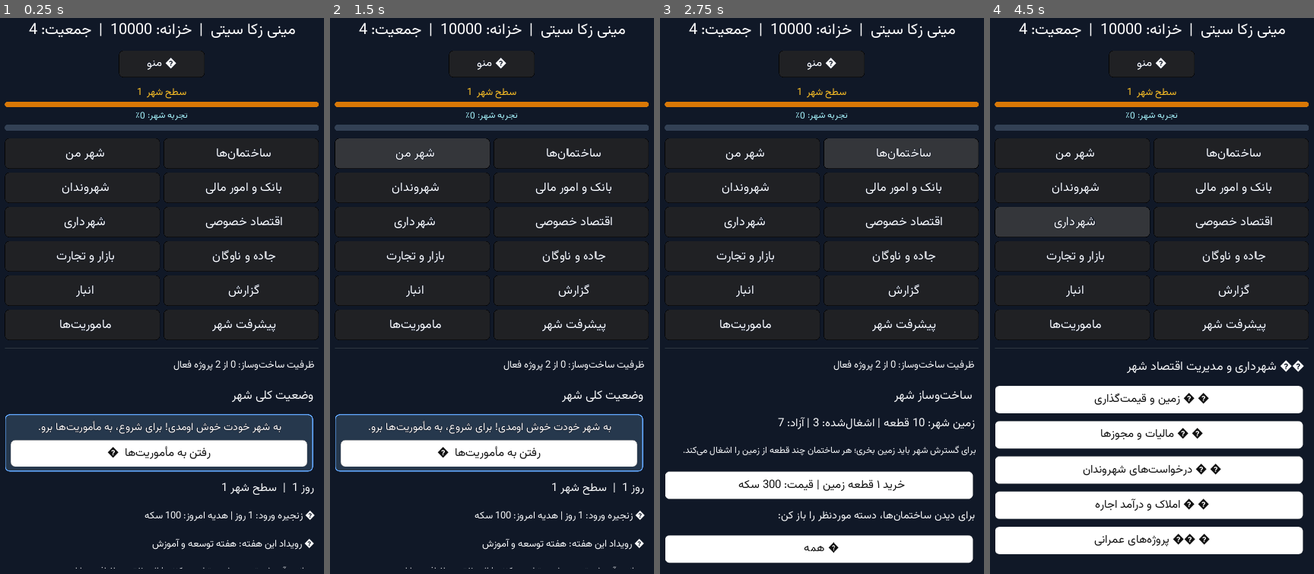
Above: before the commit, frames 1-4 (left to right).
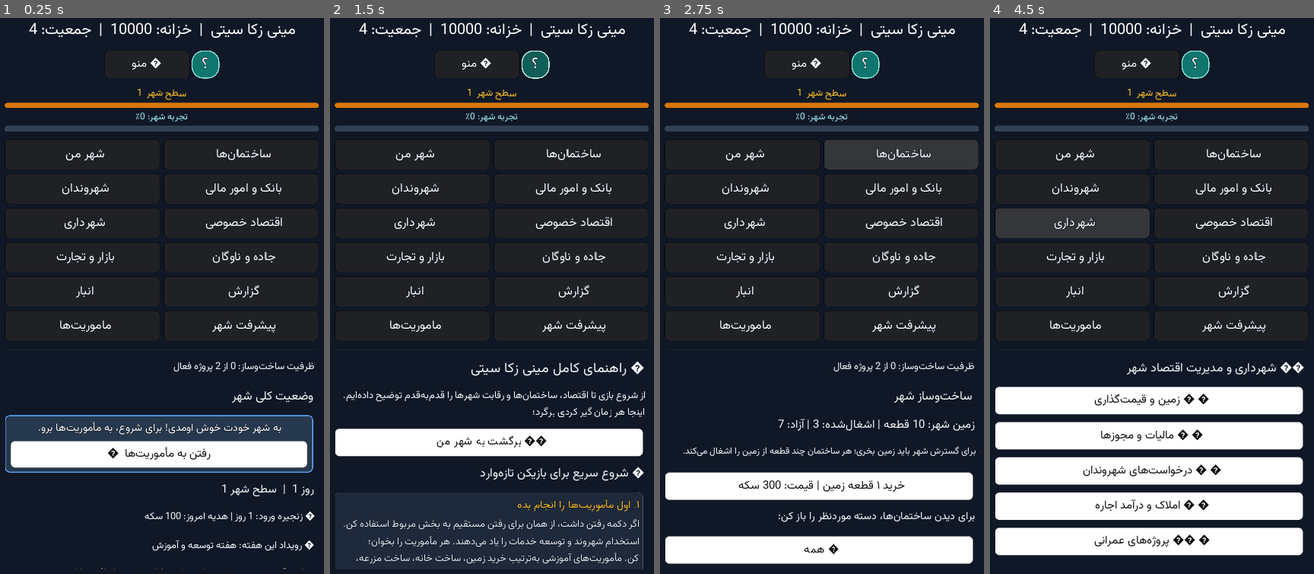
Above: after the commit, the same moments.

Repository: zekainstabot/mini-zeka-city
Game: Godot game, scene res://Main.tscn
Same seed, same stepped clock (60 frames per second), same inputs: the game is played once before the commit and once after it.
Inputs (mouse positions are in pixels of both pictures, inside the frame that each line leads up to):
- Up to frame 1 (0.25 s): no input
- Up to frame 2 (1.5 s): click "ﻦﻣ ﺮﻬﺷ" at 0.5 s; click (534, 62) at 1.25 s, where only the run after the commit has a clickable "؟"
- Up to frame 3 (2.75 s): click "ﺎﻫ‌ﻥﺎﻤﺘﺧﺎﺳ" at 2 s
- Up to frame 4 (4.5 s): click "ﻥﺍﺪﻧﻭﺮﻬﺷ" at 2.75 s; click "ﯽﻟﺎﻣ ﺭﻮﻣﺍ ﻭ ﮏﻧﺎﺑ" at 3.5 s; click "ﯼﺭﺍﺩﺮﻬﺷ" at 4.25 s

The runs differ from the first frame. In frame 1, 6.1% of the frame differs, in the area x 1-99%, y 5-100%; in frame 2, 14%; in frame 3, 6.2%; in frame 4, 7.4%.
Error in both runs: Invalid get index 'pending_offline_digest' (on base: 'Dictionary'). (res://scripts/Main.gd:174)

Commit message:
Add a complete in-game help guide with question mark button

Diff:
--- a/scripts/Main.gd
+++ b/scripts/Main.gd
@@ -355,6 +355,37 @@
 	_apply_font(menu_button, 20 if compact_layout else 18)
 	_style_button(menu_button, true)
 	menu_row.add_child(menu_button)
+
+	var help_button = Button.new()
+	help_button.text = PersianText.reshaper("؟")
+	help_button.hint_tooltip = "راهنمای کامل بازی"
+	help_button.rect_min_size = Vector2(58 if compact_layout else 50, 58 if compact_layout else 46)
+	help_button.size_flags_horizontal = Control.SIZE_SHRINK_CENTER
+	_apply_font(help_button, 29 if compact_layout else 25)
+	var help_normal = StyleBoxFlat.new()
+	help_normal.bg_color = Color("#0f766e")
+	help_normal.border_color = Color("#99f6e4")
+	help_normal.set_border_width_all(2)
+	help_normal.set_corner_radius_all(24)
+	var help_hover = StyleBoxFlat.new()
+	help_hover.bg_color = Color("#115e59")
+	help_hover.border_color = Color("#ccfbf1")
+	help_hover.set_border_width_all(2)
+	help_hover.set_corner_radius_all(24)
+	var help_pressed = StyleBoxFlat.new()
+	help_pressed.bg_color = Color("#134e4a")
+	help_pressed.border_color = Color("#5eead4")
+	help_pressed.set_border_width_all(2)
+	help_pressed.set_corner_radius_all(24)
+	help_button.add_stylebox_override("normal", help_normal)
+	help_button.add_stylebox_override("hover", help_hover)
+	help_button.add_stylebox_override("focus", help_hover)
+	help_button.add_stylebox_override("pressed", help_pressed)
+	help_button.add_color_override("font_color", Color("#ffffff"))
+	help_button.add_color_override("font_color_hover", Color("#ffffff"))
+	help_button.add_color_override("font_color_pressed", Color("#ffffff"))
+	help_button.connect("pressed", self, "_open_help")
+	menu_row.add_child(help_button)
 	menu_panel = VBoxContainer.new()
 	menu_panel.visible = false
 	menu_panel.size_flags_horizontal = Control.SIZE_EXPAND_FILL
@@ -738,6 +769,54 @@
 	_style_button(go_button, false)
 	go_button.connect("pressed", self, "_open_missions_from_welcome")
 	layout.add_child(go_button)
+
+
+func _open_help():
+	show_page("help")
+	if game_scroll_container != null and is_instance_valid(game_scroll_container):
+		game_scroll_container.scroll_vertical = 0
+
+func _add_help_section(title, description, target_page=""):
+	var panel = PanelContainer.new()
+	panel.size_flags_horizontal = Control.SIZE_EXPAND_FILL
+	var panel_style = StyleBoxFlat.new()
+	panel_style.bg_color = Color("#1e293b")
+	panel_style.border_color = Color("#475569")
+	panel_style.set_border_width_all(1)
+	panel_style.set_corner_radius_all(10)
+	panel_style.content_margin_left = 12
+	panel_style.content_margin_right = 12
+	panel_style.content_margin_top = 10
+	panel_style.content_margin_bottom = 10
+	panel.add_stylebox_override("panel", panel_style)
+	content.add_child(panel)
+	var body = VBoxContainer.new()
+	body.add_constant_override("separation", 5)
+	panel.add_child(body)
+	var heading = Label.new()
+	heading.text = PersianText.reshaper(title)
+	heading.align = Label.ALIGN_RIGHT
+	heading.autowrap = true
+	_apply_font(heading, 18 if get_viewport_rect().size.x < 900 else 17)
+	heading.add_color_override("font_color", Color("#fbbf24"))
+	body.add_child(heading)
+	var details = Label.new()
+	details.text = PersianText.reshaper(description)
+	details.align = Label.ALIGN_RIGHT
+	details.autowrap = true
+	details.size_flags_horizontal = Control.SIZE_EXPAND_FILL
+	_apply_font(details, 16 if get_viewport_rect().size.x < 900 else 15)
+	details.add_color_override("font_color", Color("#e2e8f0"))
+	body.add_child(details)
+	if str(target_page) != "":
+		var jump = Button.new()
+		jump.text = PersianText.reshaper("رفتن به بخش مربوط  ←")
+		jump.rect_min_size = Vector2(0, 48 if get_viewport_rect().size.x < 900 else 42)
+		jump.size_flags_horizontal = Control.SIZE_EXPAND_FILL
+		_apply_font(jump, 16 if get_viewport_rect().size.x < 900 else 15)
+		_style_button(jump, false)
+		jump.connect("pressed", self, "show_page", [str(target_page)])
+		body.add_child(jump)
 
 func _open_missions_from_welcome():
 	show_page("missions")
@@ -1405,6 +1484,48 @@
 					var stamp = OS.get_datetime_from_unix_time(int(event.get("timestamp", 0)))
 					var time_text = "%02d/%02d - %02d:%02d" % [int(stamp.get("day", 1)), int(stamp.get("month", 1)), int(stamp.get("hour", 0)), int(stamp.get("minute", 0))]
 					_add_label("[%s] روز %d | %s" % [time_text, int(event.get("day", 1)), str(event.get("message", ""))], 17)
+
+		"help":
+			_add_label("❔ راهنمای کامل مینی زکا سیتی", 25)
+			_add_label("اینجا هر زمان گیر کردی برگرد؛ از شروع بازی تا اقتصاد، ساختمان‌ها و رقابت شهرها را قدم‌به‌قدم توضیح داده‌ایم.", 17)
+			_add_button("🏙️ برگشت به شهر من", self, "return_home_from_menu")
+			_add_label("🚀 شروع سریع برای بازیکن تازه‌وارد", 21)
+			_add_help_section("۱. اول مأموریت‌ها را انجام بده", "از دکمه مأموریت‌ها شروع کن. مأموریت‌های آموزشی به‌ترتیب خرید زمین، ساخت خانه، ساخت مزرعه، استخدام شهروند و توسعه خدمات را یاد می‌دهند. هر مأموریت را بخوان؛ اگر دکمه رفتن داشت، از همان برای رفتن مستقیم به بخش مربوط استفاده کن.", "missions")
+			_add_help_section("۲. زمین و ساختمان بساز", "در ساختمان‌ها زمین تازه بخر و بعد ساختمان مناسب را انتخاب کن. قبل از ساخت، هزینه، زمان ساخت، ظرفیت و نیاز به نیروی کار را بررسی کن. همه ساختمان‌ها فوری آماده نمی‌شوند؛ پروژه‌های در حال ساخت و زمان باقی‌مانده بالای صفحه دیده می‌شود.", "buildings")
+			_add_help_section("۳. شهروند و شغل را مدیریت کن", "خانه ظرفیت سکونت ایجاد می‌کند؛ اما برای تولید و درآمد، بعضی ساختمان‌ها به کارگر نیاز دارند. از بخش شهروندان تعداد شاغل، بیکار و وضعیت گروه‌های شهروندی را بررسی کن. بدون نیروی انسانی کافی، توسعه اقتصادی متوقف می‌شود.", "citizens")
+			_add_label("💰 پول، درآمد و اقتصاد", 21)
+			_add_help_section("خزانه و درآمد شهرداری", "در شهر من موجودی خزانه، ظرفیت خزانه، پول قفل‌شده و درآمد روزانه شهرداری را می‌بینی. درآمد شهرداری با درآمد کسب‌وکارهای خصوصی یکی نیست. ظرفیت خزانه محدود است؛ اگر پر شود ممکن است نتوانی جایزه یا درآمد تازه‌ای دریافت کنی. پول قفل‌شده را با پول آزاد اشتباه نگیر.", "home")
+			_add_help_section("بانک، وام و امور مالی", "قبل از گرفتن وام، مبلغ دریافتی، بهره، زمان بازپرداخت و قسط را با درآمد پایدار شهر مقایسه کن. برای پرداخت هزینه‌های روزمره روی وام تکیه نکن؛ ابتدا درآمد و تولید منظم بساز.", "bank")
+			_add_help_section("اقتصاد خصوصی و کسب‌وکارها", "کسب‌وکارها می‌توانند از فعالیت شهروندان و تقاضای شهر درآمد بسازند. تعداد ساختمان، نیروی کار، رضایت و دسترسی به کالا روی نتیجه اثر می‌گذارند. درآمد خصوصی را با مالیات و درآمد شهرداری جداگانه بررسی کن.", "private_economy")
+			_add_help_section("بازار، تجارت و منابع", "در بازار می‌توانی کالا و منابع را بخری یا صادر کنی. قیمت خرید و فروش را مقایسه کن و همه ذخایر ضروری را نفروش؛ مواد اولیه برای زنجیره تولید و توسعه بعدی لازم می‌شوند. سفارش‌ها و محموله‌های در حال ارسال را پیگیری کن.", "commerce")
+			_add_help_section("انبار و مدیریت موجودی", "انبار برای نگهداری منابع است. ظرفیت انبار محدود است؛ موجودی کالاها را بررسی کن و فضای کافی برای تولید بعدی نگه دار. اگر یک منبع کم است، زنجیره تولید وابسته به آن هم ممکن است متوقف شود.", "storage")
+			_add_label("🏗️ توسعه، خدمات و زمان", 21)
+			_add_help_section("خدمات شهری و رضایت", "آب، برق، خوراک، درمان، آموزش، امنیت، تفریح و بهداشت محیط نیازهای جداگانه‌اند. در شهر من میانگین پوشش خدمات را ببین و برای نیازهای ضعیف، ساختمان مناسب بساز. جمعیت بیشتر یعنی نیاز بیشتر به خدمات و زیرساخت.", "home")
+			_add_help_section("شهرداری، زمین و محله‌ها", "در شهرداری زمین‌ها، مالیات، درخواست‌ها و پروژه‌های شهری را مدیریت کن. ظرفیت ساخت هر محله و سهمیه ساختمان‌ها محدود است؛ پیش از خرید یا ساخت، محدودیت همان محله را بررسی کن و برای خدمات ضروری جا نگه دار.", "municipality")
+			_add_help_section("روز، شب و ساخت‌وساز", "هر روز بازی ۱۰ دقیقه زمان واقعی دارد؛ ۷ دقیقه روز و ۳ دقیقه شب است. پایان روز، درآمدها، هزینه‌ها، تولید و رویدادها محاسبه می‌شوند. هم‌زمان حداکثر دو پروژه ساخت فعال می‌توانی داشته باشی؛ زمان ساخت را از بالای صفحه دنبال کن.", "home")
+			_add_help_section("جاده و ناوگان", "جاده و ناوگان برای جابه‌جایی و پشتیبانی تجارت کاربرد دارند و می‌توانند هزینه نگهداری داشته باشند. پیش از توسعه مسیرها، درآمد و توان پرداخت هزینه‌های نگهداری را بررسی کن.", "transport")
+			_add_label("🎯 مأموریت‌ها و سرگرمی‌های بلندمدت", 21)
+			_add_help_section("مأموریت‌های روزانه و هفتگی", "مأموریت‌های روزانه با گذر روز عوض می‌شوند و مأموریت هفتگی هدف بزرگ‌تری دارد. انجام مأموریت همیشه به معنی دریافت جایزه نیست؛ اگر دکمه دریافت جایزه نمایش داده شد، آن را بزن. علامت هدیه بالای دکمه مأموریت‌ها یعنی جایزه آماده دریافت داری.", "missions")
+			_add_help_section("ورود روزانه و زنجیره ورود", "با ورود در روزهای مختلف، زنجیره ورودت را حفظ کن و هدیه روزانه را از شهر من دریافت کن. جایزه روزانه را باید دستی دریافت کنی؛ اگر ظرفیت خزانه پر باشد، ابتدا باید برای دریافت آن فضا ایجاد کنی.", "home")
+			_add_help_section("شهرهای رقیب و رتبه‌بندی", "شهرهای همسایه در گذر روزها رشد می‌کنند. امتیاز توسعه شهر تو با امتیاز آن‌ها مقایسه می‌شود؛ برای بهتر شدن رتبه، جمعیت، سطح و توسعه شهر را بالا ببر. این رتبه‌بندی فعلاً در همین ذخیره بازی محاسبه می‌شود.", "progress")
+			_add_help_section("رازهای مخفی", "گاهی با گذر روزها یک سرنخ پنهان پیدا می‌کنی. سرنخ و هدفش را در پیشرفت شهر بخوان. وقتی نوار پیشرفت به هدف رسید، جایزه را از همان صفحه دستی دریافت کن.", "progress")
+			_add_help_section("پروژه‌های عظیم", "برج بزرگ، مرکز تجارت و فرودگاه پروژه‌های چندمرحله‌ای هستند. هر مرحله به سطح، جمعیت، ساختمان یا صادرات مشخص و هزینه جداگانه نیاز دارد. فقط یک پروژه عظیم را هم‌زمان می‌توانی پیش ببری؛ پیش از سرمایه‌گذاری، شرایط و موجودی آزاد خزانه را بررسی کن.", "progress")
+			_add_help_section("اتفاقات شهر و تصمیم‌های مهم", "رویدادهای تصادفی و تصمیم‌های شورای شهر می‌توانند روی پول، رضایت، اعتبار و نیازهای شهر اثر بگذارند. متن هر گزینه و هزینه‌اش را با دقت بخوان؛ بعضی تصمیم‌ها رایگان نیستند و پیامد انتخاب‌ها متفاوت است.", "home")
+			_add_help_section("درخواست شهروندان", "گاهی شهروندان برای ساخت یک خدمت یا زیرساخت درخواست می‌دهند. درخواست را بخوان، در صورت توان قبول کن و ساختمان پیشنهادی را بساز. پس از تکمیل شرط، پاداش درخواست را دریافت کن؛ درخواست را فقط وقتی قبول کن که امکان انجامش را داری.", "citizens")
+			_add_help_section("افتخارات و رکوردهای شهر", "در صفحه پیشرفت شهر، دستاوردهای بازشده، رکوردهای شخصی، چالش هفتگی و پروژه‌های بلندمدت را دنبال کن. بعضی افتخارات فقط با رسیدن به سطح، جمعیت یا رکورد مشخص باز می‌شوند.", "progress")
+			_add_label("🌙 وقتی از بازی خارج می‌شوی", 21)
+			_add_help_section("درآمد و گزارش زمان غیبت", "وقتی برمی‌گردی، بازی حداکثر ۱۰ روز غیبت را محاسبه می‌کند. درآمد خالص مثبت جدا نگه داشته می‌شود و تا وقتی خودت دکمه دریافت را نزنی وارد خزانه نمی‌شود. اگر درآمدی باقی نمانده باشد، ممکن است هزینه‌ها درآمد را خنثی کرده باشند.", "home")
+			_add_help_section("ذخیره، توقف و شروع دوباره", "از منو می‌توانی بازی را متوقف کنی، ذخیره کنی یا به شهر من برگردی. شروع دوباره شهر، پیشرفت شهر فعلی را پاک می‌کند؛ قبل از تأیید این گزینه مطمئن شو واقعاً شهر تازه می‌خواهی.", "home")
+			_add_label("💡 چند نکته برای پیشرفت بهتر", 21)
+			_add_label("• اول مأموریت‌های آموزشی را انجام بده تا مسیر بازی را یاد بگیری.", 16)
+			_add_label("• قبل از خرج بزرگ، درآمد روزانه، پول آزاد و ظرفیت خزانه را بررسی کن.", 16)
+			_add_label("• خانه بساز، اما خدمات و شغل متناسب با جمعیت را فراموش نکن.", 16)
+			_add_label("• همه منابع را نفروش؛ برای تولید و ساخت‌وساز ذخیره نگه دار.", 16)
+			_add_label("• قبل از قبول درخواست شهروند یا شروع پروژه عظیم، هزینه و شرط‌ها را بخوان.", 16)
+			_add_label("• جایزه مأموریت، هدیه ورود و درآمد آفلاین را در صورت آماده بودن دستی دریافت کن.", 16)
+			_add_label("• هر روز گزارش شهر، رویداد هفتگی و رتبه رقبا را بررسی کن.", 16)
+			_add_button("🏙️ حالا برگردیم به شهر!", self, "return_home_from_menu")
+
 		"progress":
 			_add_label("🏗️ پروژه‌های بلندمدت شهر",23)
 			_add_label("این هدف‌ها برای توسعه چندمرحله‌ای شهر هستند؛ پیشرفتشان ذخیره می‌شود و جایزه را فقط یک‌بار می‌توانی بگیری.",16)
